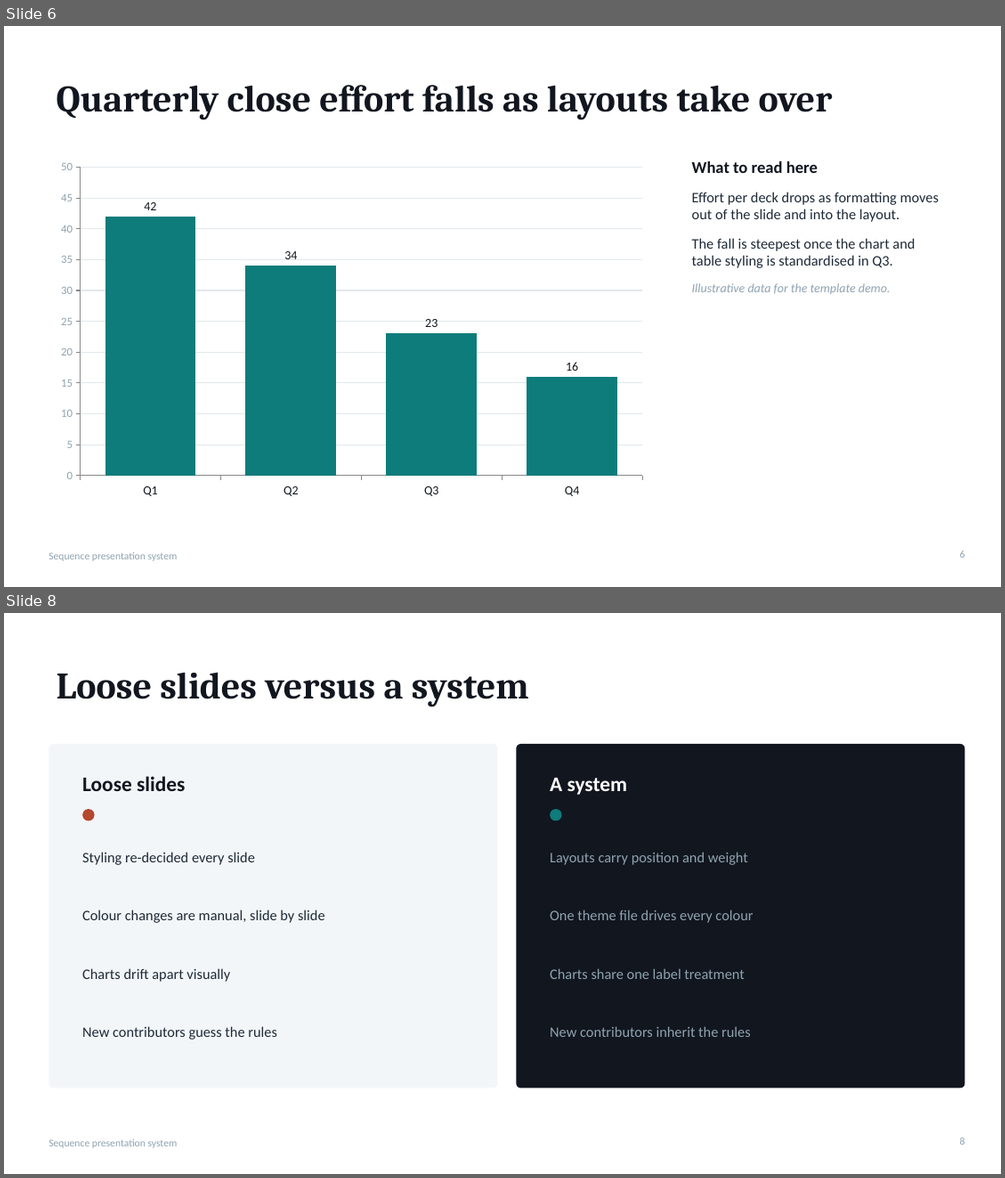
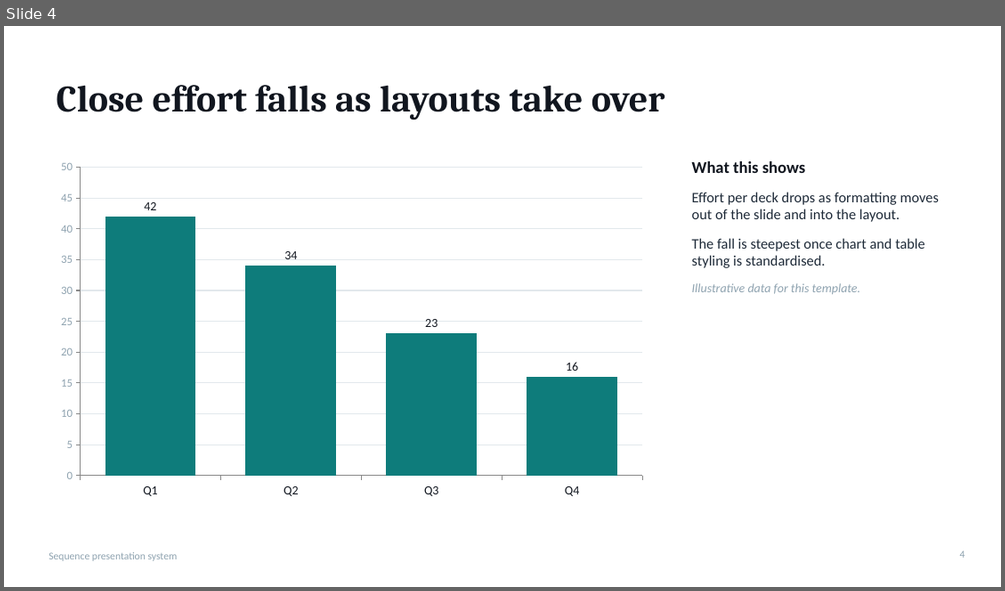
Before and after one commit to Addy2055/sequence-deck-template, a slide deck: Sequence-template.potx. Shown one above the other, each under a label of ours: slides 6 and 8 before the commit, slide 4 after it; the slides between them are not shown. The pictures are 1005x1178 and 1005x591 pixels, drawn with LibreOffice and Linux fonts; fonts in the diff are those of the drawing. Boxes give left, top, right and bottom in pixels: in the first picture for what was removed or moved away, otherwise in the second. Text is boxed around its words. In the diff, an @@ line names an element or a change of style, - is before the commit and + after.

```diff
--- a/Sequence-template.potx
+++ b/Sequence-template.potx
@@ slide 8 removed at (x1=4, y1=613, x2=1001, y2=1174), background #FFFFFF; not listed: 1 template element that a slide beside it also shows @@
@@ title removed at (x1=57, y1=672, x2=529, y2=707) @@
-Loose slides versus a system
@@ rounded rectangle removed at (x1=48, y1=744, x2=498, y2=1088) @@
@@ rounded rectangle removed at (x1=517, y1=744, x2=965, y2=1088) @@
@@ text removed at (x1=82, y1=776, x2=185, y2=791) @@
-Loose slides
@@ text removed at (x1=550, y1=778, x2=628, y2=795) @@
-A system
@@ ellipse removed at (x1=82, y1=809, x2=95, y2=821) @@
@@ ellipse removed at (x1=550, y1=809, x2=562, y2=821) @@
@@ text removed at (x1=82, y1=852, x2=255, y2=865) @@
-Styling re-decided every slide
@@ text removed at (x1=550, y1=852, x2=748, y2=865) @@
-Layouts carry position and weight
@@ text removed at (x1=82, y1=909, x2=325, y2=923) @@
-Colour changes are manual, slide by slide
@@ text removed at (x1=550, y1=909, x2=752, y2=923) @@
-One theme file drives every colour
@@ text removed at (x1=82, y1=968, x2=230, y2=981) @@
-Charts drift apart visually
@@ text removed at (x1=550, y1=968, x2=744, y2=979) @@
-Charts share one label treatment
@@ text removed at (x1=82, y1=1026, x2=277, y2=1039) @@
-New contributors guess the rules
@@ text removed at (x1=550, y1=1026, x2=751, y2=1037) @@
-New contributors inherit the rules
@@ page number removed at (x1=960, y1=1137, x2=965, y2=1144) @@
-8
@@ what was slide 6 is now slide 4 @@
@@ slide 4 changed as well @@
@@ title at (x1=57, y1=85, x2=665, y2=120): text changed @@
-Quarterly close effort falls as layouts take over
+Close effort falls as layouts take over
@@ text at (x1=692, y1=161, x2=806, y2=173): text changed @@
-What to read here
+What this shows
@@ text at (x1=692, y1=238, x2=925, y2=294): text changed @@
-The fall is steepest once the chart and table styling is standardised in Q3.
-Illustrative data for the template demo.
+The fall is steepest once chart and table styling is standardised.
+Illustrative data for this template.
@@ page number at (x1=960, y1=550, x2=965, y2=557): text changed @@
-6
+4
```
Also in this commit, not shown: 3 other slides changed, 1 slide added, 5 other slides removed, 10 other files.
